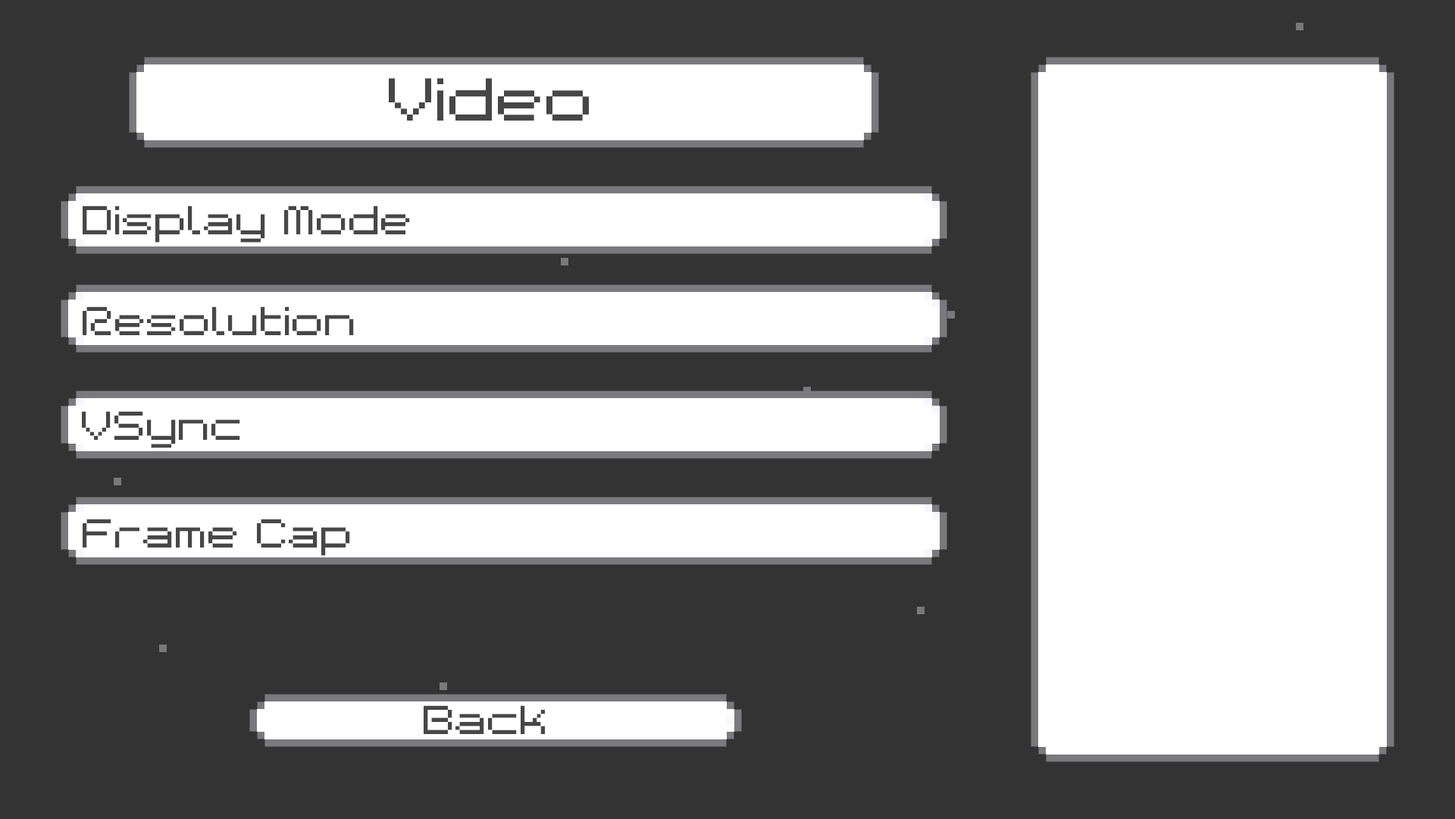
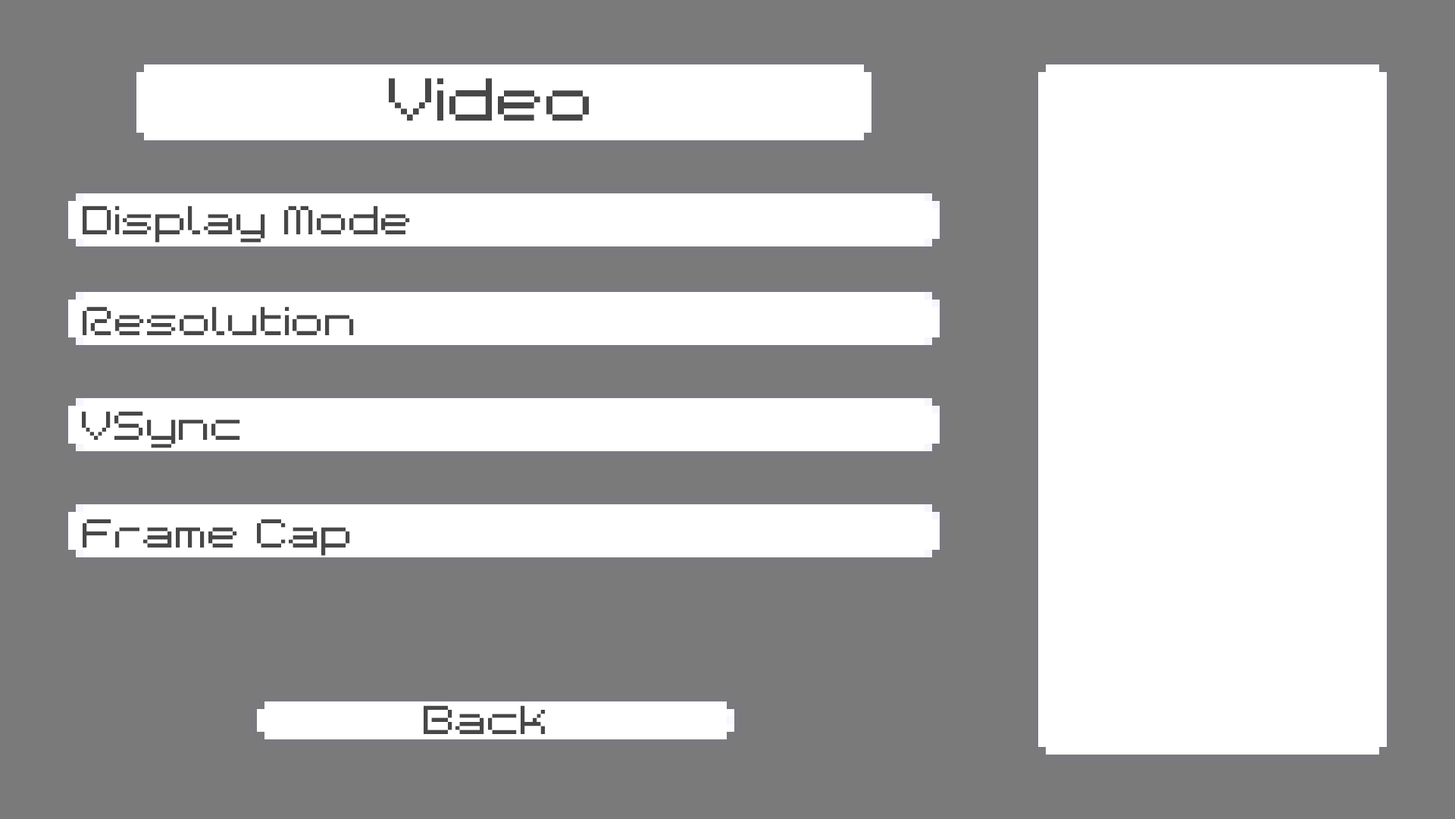
Comparing the layer stacks of the two 1455x819 images. Changes:
hid "Layer 2" over bbox(0, 0, 1455, 819)
